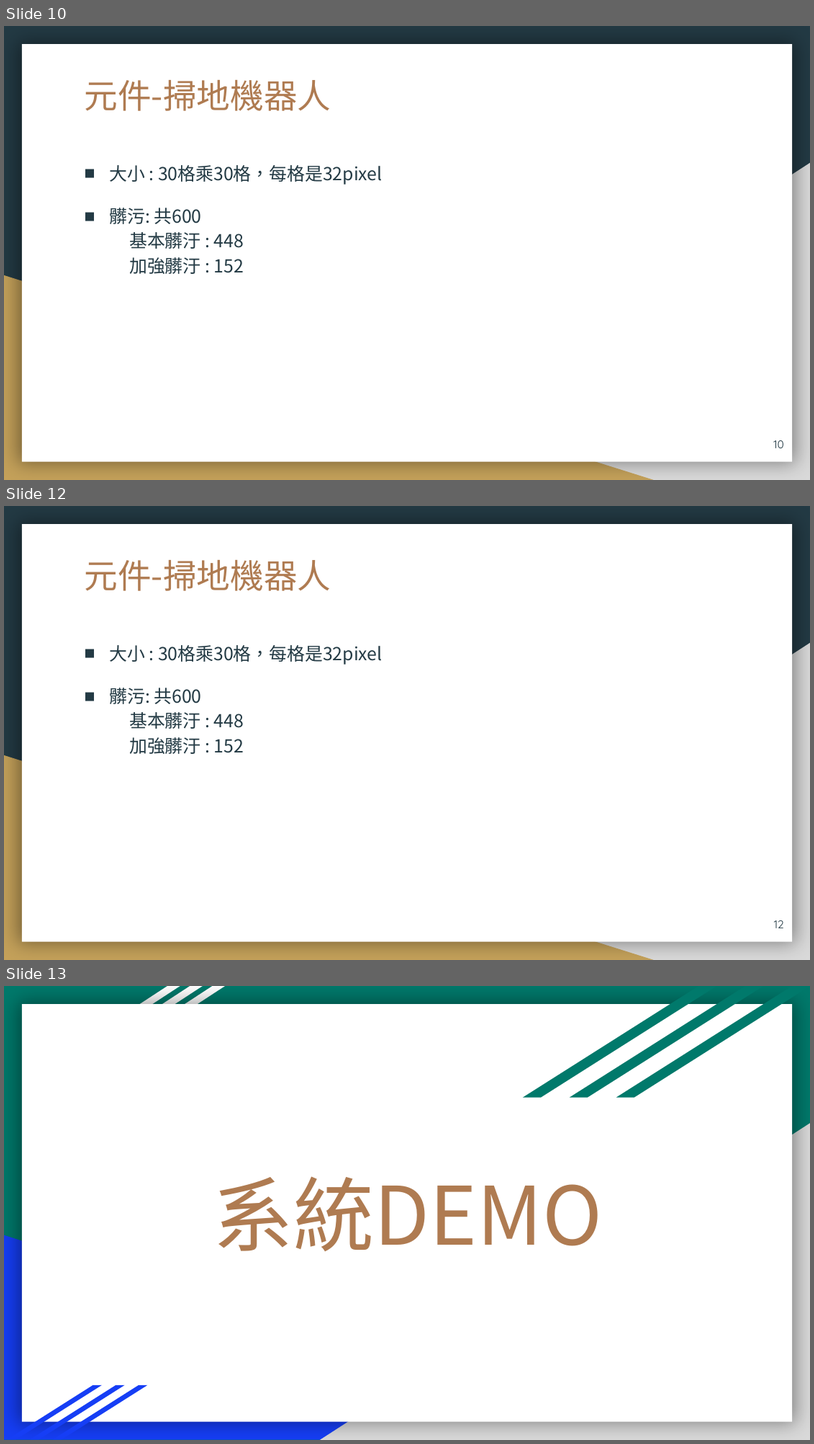
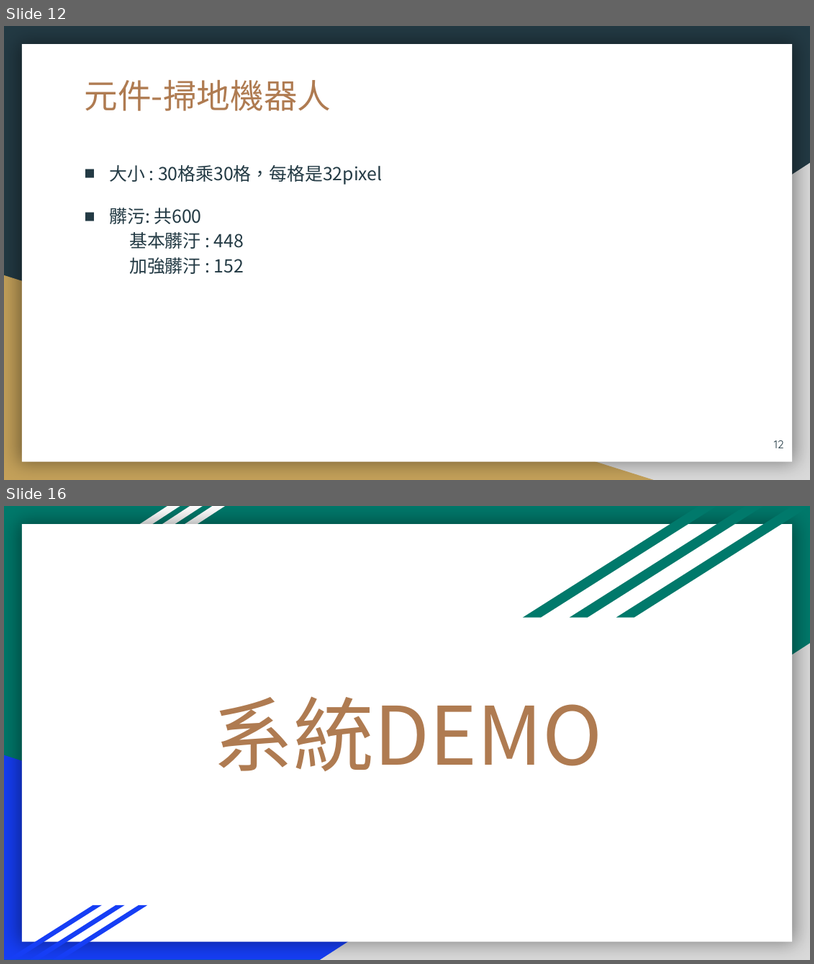
Before and after one commit to 106971001/AI, a slide deck: AI_Filnal_ppt.pptx. Shown one above the other, each under a label of ours: slides 10, 12 and 13 before the commit, slides 12 and 16 after it; the slides between them are not shown. The pictures are 814x1444 and 814x964 pixels, drawn with LibreOffice and Linux fonts; fonts in the diff are those of the drawing. Boxes give left, top, right and bottom in pixels: in the first picture for what was removed or moved away, otherwise in the second. Text is boxed around its words. In the diff, an @@ line names an element or a change of style, - is before the commit and + after.

```diff
--- a/AI_Filnal_ppt.pptx
+++ b/AI_Filnal_ppt.pptx
@@ slide 12 removed at [4,506,810,960], background #233A44; not listed: 3 template elements that a slide beside it also shows @@
@@ title removed at [85,560,332,591] @@
-元件-掃地機器人
@@ text removed at [110,645,382,754] @@
-■ 大小 : 30格乘30格，每格是32pixel
-    ■ 髒污: 共600
-      基本髒汙 : 448
-      加強髒汙 : 152
@@ page number removed at [774,920,784,928] @@
-12
@@ what was slide 10 is now slide 12 @@
@@ page number at [774,440,784,448]: text changed @@
-10
+12
@@ what was slide 13 is now slide 16 @@
```
Also in this commit, not shown: 10 slides changed, 5 slides added, 1 other slide removed, 3 other files.
